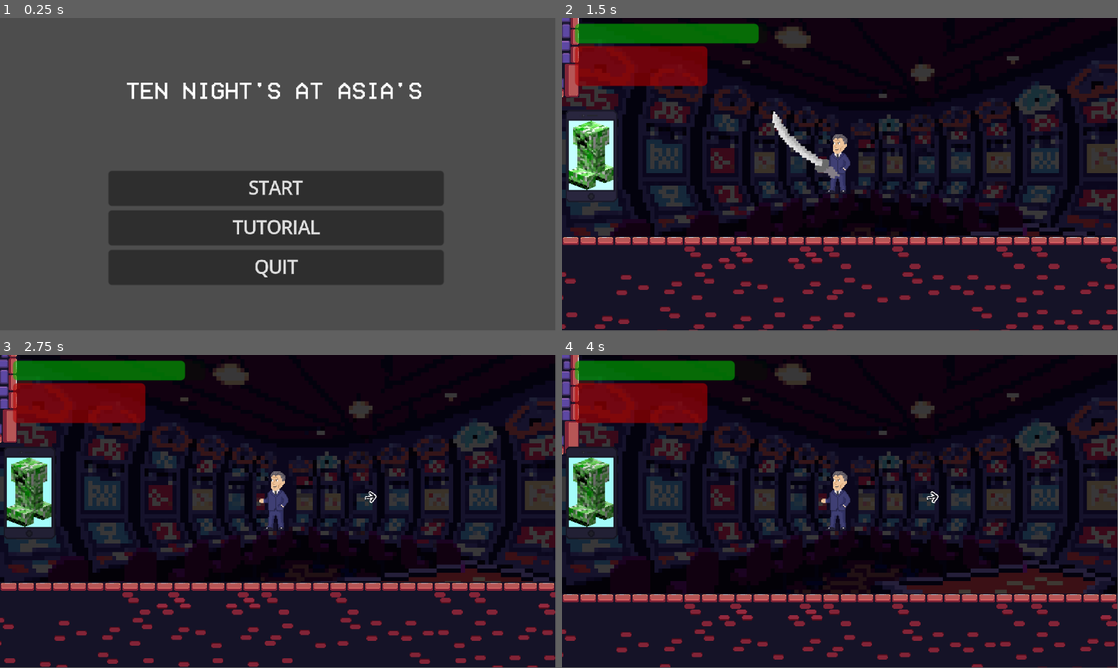
Above: before the commit, frames 1-4 (two rows, left to right).
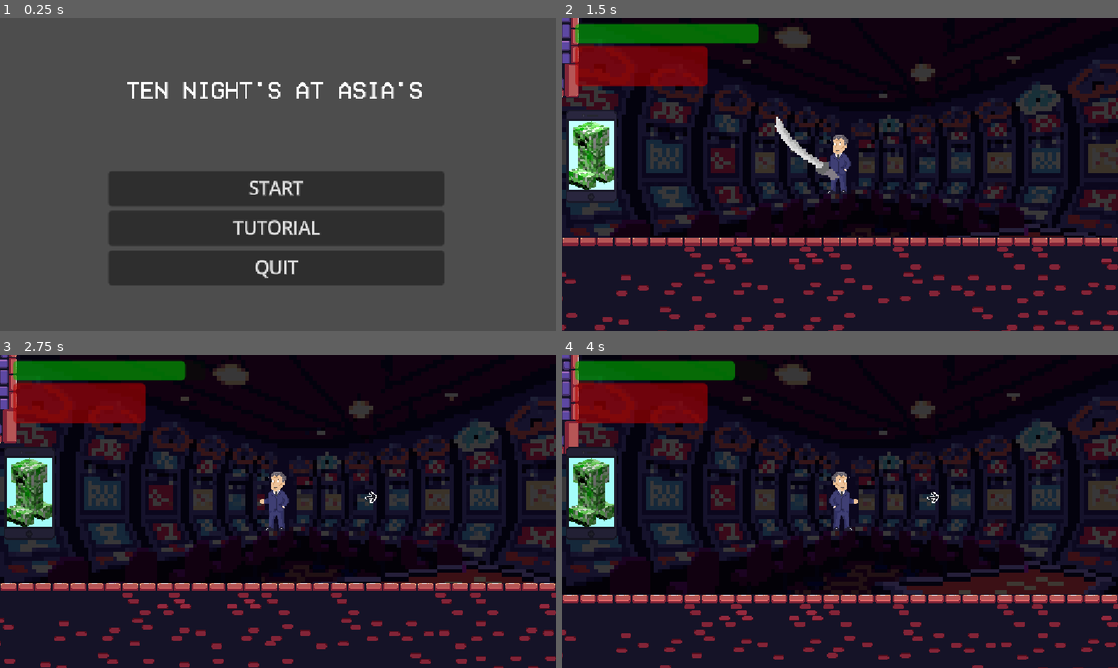
Above: after the commit, the same moments.

Repository: McGengar/CookieJam2025
Game: Godot game, scene res://Scenes/main_menu.tscn
The game is run twice, just before and just after one commit, with the same random seed, the same clock (stepped at 60 frames per second) and the same inputs. The project has no main scene, so this scene is started directly.
Inputs (mouse positions are in pixels of both pictures, inside the frame that each line leads up to):
- Up to frame 1 (0.25 s): no input
- Up to frame 2 (1.5 s): click "START" at 0.5 s; tap Enter (ui_accept) at 1.25 s; move the mouse to (589, 155) at 1.27 s; tap Space (jump) at 1.35 s; click (589, 155) at 1.42 s
- Up to frame 3 (2.75 s): tap Space (jump) at 1.52, 1.82, 2.27, 2.3, 2.57 s; move the mouse to (166, 527) at 2.02 s; tap 2 (deubg_2) at 2.1 s; click (166, 527) at 2.17 s
- Up to frame 4 (4 s): move the mouse to (895, 442) at 2.77 s; click (895, 442) at 2.85 s; tap Space (jump) at 3.05, 3.6, 3.77 s; move the mouse to (812, 574) at 3.52 s; click (812, 574) at 3.67 s
In our replay, the window is 799x449 before the commit and 800x450 after it. These sizes can differ from the game's own. Grey fills any space a smaller window leaves; there, only what the larger window draws over its background counts as a difference.

The runs differ from the first frame. In frame 1, 1.1% of the frame differs, in the area x 22-76%, y 20-84%; in frame 2, 5.9%; in frame 3, 5.1%; in frame 4, 6.0%, in the area x 0-100%, y 0-100%.

Commit message:
augments work!

Diff:
--- a/cookie-jam-2025/Scenes/Player.tscn
+++ b/cookie-jam-2025/Scenes/Player.tscn
@@ -54,13 +54,18 @@
 	animated_sprite_2d.frame = 0
 	hp = max_hp
 func _physics_process(delta):
+	$attack_cooldown.wait_time = 100.0/attack_speed
+	if animated_sprite_2d.frame== 6:
+		$slashpivot/AnimatedSprite2D/Area2D.monitoring = false
+		animated_sprite_2d.visible = false
+
 	if not is_on_floor() and not is_on_wall() and is_climbing == false:
 			velocity += get_gravity() * delta
 			if dead:
 				move_and_slide()
 	if not dead:
 		if Input.is_action_just_pressed(\"debug_1\"):
-			Player_globals.debug_gen_card()
+			Player_globals.debug_gen_card(2)
 			refresh_stats()
 
 		$Sprite2D.speed_scale = SPEED/400
@@ -98,7 +103,7 @@
 		if Input.is_action_just_pressed(\"interact\"):
 			attack()
 		# Handle jump.
-		if Input.is_action_just_pressed(\"jump\") and jumps_avail > 0 and is_on_floor():
+		if Input.is_action_just_pressed(\"jump\") and jumps_avail > 0:
 			jumps_avail -= 1
 			velocity.y = JUMP_VELOCITY
 		if platformchecker.is_colliding() and not nothingchecker.is_colliding() and is_on_wall():
@@ -134,6 +139,15 @@
 
 func attack():
 	if can_atk:
+		if Player_globals.scopiest_weapons:
+			animated_sprite_2d.scale.x=5
+			animated_sprite_2d.scale.y=5
+		if Player_globals.nearsighted:
+			animated_sprite_2d.scale.x=1
+			animated_sprite_2d.scale.y=1
+		if Player_globals.scopiest_weapons ==  Player_globals.nearsighted:
+			animated_sprite_2d.scale.x=3
+			animated_sprite_2d.scale.y=3
 		var mouse_pos = get_global_mouse_position()
 		if mouse_pos.x < global_position.x:
 			last_dir = -1
@@ -157,15 +171,10 @@
 		animated_sprite_2d.visible = true
 		animated_sprite_2d.frame = 0
 		animated_sprite_2d.play(\"attack\")
-
-		await get_tree().create_timer(0.75).timeout
-
-		$slashpivot/AnimatedSprite2D/Area2D.monitoring = false
-		animated_sprite_2d.visible = false
-		can_atk = true
+		$attack_cooldown.start()
 
 func jump_refresh():
-	jumps_avail = max_jumps
+	jumps_avail = Player_globals.max_jumps
 
 func jump_timer():
 	timer.start()
@@ -185,6 +194,8 @@
 
 func take_dmg(amount):
 	hp -= amount
+	if Player_globals.vulnerable:
+		hp -= amount
 	if hp <= 0:
 		die()
 func die():
@@ -193,6 +204,10 @@
 func _on_area_2d_body_entered(body: Node2D) -> void:
 	if body.is_in_group(\"enemies\") and not body in hit_enemies:
 		body.take_dmg(damage)
+		if Player_globals.vamp and !Player_globals.tainted:
+			heal(0.25*damage)
+		if Player_globals.r_thorns:
+			take_dmg(5)
 		hit_enemies.append(body)
 	elif body.is_in_group(\"slotsmachine\"):
 		body.take_dmg(5)
@@ -242,6 +257,17 @@
 	hp += amount
 	if hp > max_hp:
 		hp = max_hp
+
+
+func _on_attack_cooldown_timeout():
+	can_atk = true
+
+
+func _on_hp_timer_timeout():
+	if Player_globals.regen and !Player_globals.tainted:
+		heal(1)
+	if Player_globals.poisoned:
+		take_dmg(1)
 "
 
 [sub_resource type="AtlasTexture" id="AtlasTexture_miouo"]
@@ -465,9 +491,11 @@
 
 [node name="AnimatedSprite2D" type="AnimatedSprite2D" parent="slashpivot"]
 z_index = 1
-scale = Vector2(3.171875, 3.171875)
+position = Vector2(1.9999886, -1.0000002)
+scale = Vector2(3, 3)
 sprite_frames = SubResource("SpriteFrames_52ee3")
 animation = &"attack"
+frame = 5
 
 [node name="Area2D" type="Area2D" parent="slashpivot/AnimatedSprite2D"]
 position = Vector2(15.000002, 42)
@@ -516,7 +544,14 @@
 show_percentage = false
 script = ExtResource("8_bhhdu")
 
+[node name="attack_cooldown" type="Timer" parent="."]
+
+[node name="hp_timer" type="Timer" parent="."]
+autostart = true
+
 [connection signal="timeout" from="Timer" to="." method="_on_timer_timeout"]
 [connection signal="area_entered" from="slashpivot/AnimatedSprite2D/Area2D" to="." method="_on_area_2d_area_entered"]
 [connection signal="body_entered" from="slashpivot/AnimatedSprite2D/Area2D" to="." method="_on_area_2d_body_entered"]
 [connection signal="timeout" from="slashpivot/atkcd" to="slashpivot" method="_on_atkcd_timeout"]
+[connection signal="timeout" from="attack_cooldown" to="." method="_on_attack_cooldown_timeout"]
+[connection signal="timeout" from="hp_timer" to="." method="_on_hp_timer_timeout"]
--- a/cookie-jam-2025/Scripts/Enemies/EnemyBlackjack.gd
+++ b/cookie-jam-2025/Scripts/Enemies/EnemyBlackjack.gd
@@ -50,4 +50,6 @@
 func _on_hitbox_body_entered(body):
 	if body.is_in_group("player"):
 		body.take_dmg(damage)
+		if Player_globals.thorns:
+			take_dmg(5)
 		#print(body.hp)
--- a/cookie-jam-2025/Scripts/Enemies/enemy_hag.gd
+++ b/cookie-jam-2025/Scripts/Enemies/enemy_hag.gd
@@ -81,4 +81,6 @@
 	if body.is_in_group("player"):
 		#print("Gracz dostał z miecza!")
 		body.take_dmg(damage)
+		if Player_globals.thorns:
+			take_dmg(5)
 		print(body.hp)
--- a/cookie-jam-2025/Scripts/player_globals.gd
+++ b/cookie-jam-2025/Scripts/player_globals.gd
@@ -62,7 +62,7 @@
 				max_hp_mult+=value
 		'max_jumps':
 			if type == 'a':
-				max_jumps+=value
+				max_jumps_add+=value
 
 var cards : Array[Card]
 var player_modifiers : Array[Modifier]
@@ -98,17 +98,17 @@
 func update_stats() -> void:
 	update_modifiers()
 	speed = (BASE_SPEED + speed_add) * speed_mult
-	clamp(speed, 40, 9999)
+	speed =clamp(speed, 40, 9999)
 	jump = (BASE_JUMP + jump_add) * jump_mult
-	clamp(jump, -9999, -50)
+	jump = clamp(jump, -9999, -50)
 	attack_speed = (BASE_ATTACK_SPEED + attack_speed_add) * attack_speed_mult
-	clamp(attack_speed, 10, 9999)
+	attack_speed = clamp(attack_speed, 10, 9999)
 	damage = (BASE_DAMAGE + damage_add) * damage_mult
-	clamp(damage, 1, 9999)
+	damage = clamp(damage, 1, 9999)
 	max_hp = (BASE_HP + max_hp_add) * max_hp_mult
-	clamp(max_hp, 30, 9999)
+	max_hp = clamp(max_hp, 30, 9999)
 	max_jumps = BASE_MAX_JUMPS + max_jumps_add
-	clamp(max_jumps, 1, 5)
+	max_jumps = clamp(max_jumps, 1, 5)
 
 func update_augments() -> void:
 	player_augments.clear()
@@ -154,6 +154,7 @@
 					if positive_modifier.stat=='max_jumps':
 						positive_modifier.type = 'a'
 						positive_modifier.value = 1
+						new_card.modifiers.append(positive_modifier)
 					else:
 						positive_modifier.type = ['a','m'].pick_random()
 						if positive_modifier.type =='a':
@@ -282,42 +283,74 @@
 					player_augments.append(negative_augment)
 	add_card(new_card)
 
+#variable flags for augments
+var thorns=false
+var r_thorns = false
+var vamp = false
+var tainted = false
+var vulnerable = false
+var scopiest_weapons = false
+var nearsighted = false
+var regen = false
+var poisoned = false
+
 func resolve_augoments() -> void :
+	thorns=false
+	r_thorns = false
+	vamp = false
+	tainted = false
+	vulnerable = false
+	scopiest_weapons = false
+	nearsighted = false
+	regen = false
+	poisoned = false
 	for augment in player_augments:
 		match augment:
 			'thorns':
+				thorns=true
 				#enemies takes damage as they damage you
 				pass
 			'reverse thorns':
+				r_thorns = true
 				#YOU take damage as you damage enemies
 				pass
 			'vamp':
+				vamp=true
 				#you heal 20% damage you deal
 				pass
 			'tainted':
+				tainted=true
 				#you cant heal or regenerate during battle
 				pass
 			'vulnerable':
+				vulnerable=true
 				#you take double damage
 				pass
 			'swiftness':
-				#the faster you are the more damage you deal
+				damage*=(speed/300)
 				pass
 			'scopiest weapons':
+				scopiest_weapons=true
 				#gain range
 				pass
 			'regen':
+				regen=true
 				#constantly heal
 				pass
 			'poisoned':
+				poisoned=true
 				#constantly loose hp
 				pass
 			'nearsighted':
+				nearsighted=true
 				#-80%range
 				pass
 			'glass cannon':
 				#x5damage but -80% max hp
+				damage*= 5
+				max_hp*=0.2
 				pass
 			'grounded':
 				#can't jump
-				pass
+				max_jumps=0
+				pass
--- a/cookie-jam-2025/Scripts/wave_manager.gd
+++ b/cookie-jam-2025/Scripts/wave_manager.gd
@@ -65,7 +65,7 @@
 	enemies_alive -= 1
 	var player = get_tree().get_first_node_in_group("player")
 	if player:
-		player.heal(50)
+		if !Player_globals.tainted: player.heal(20)
 
 	if enemies_alive == 0:
 		_on_wave_cleared()
--- a/cookie-jam-2025/project.godot
+++ b/cookie-jam-2025/project.godot
@@ -17,6 +17,10 @@
 [autoload]
 
 Player_globals="*res://Scripts/player_globals.gd"
+
+[display]
+
+window/stretch/mode="canvas_items"
 
 [global_group]
 
Not shown: 1 places in cookie-jam-2025/Scenes/Levels/level_01.tscn that only renumber resources
Not shown: 1 places in cookie-jam-2025/Scenes/Player.tscn that only renumber resources
